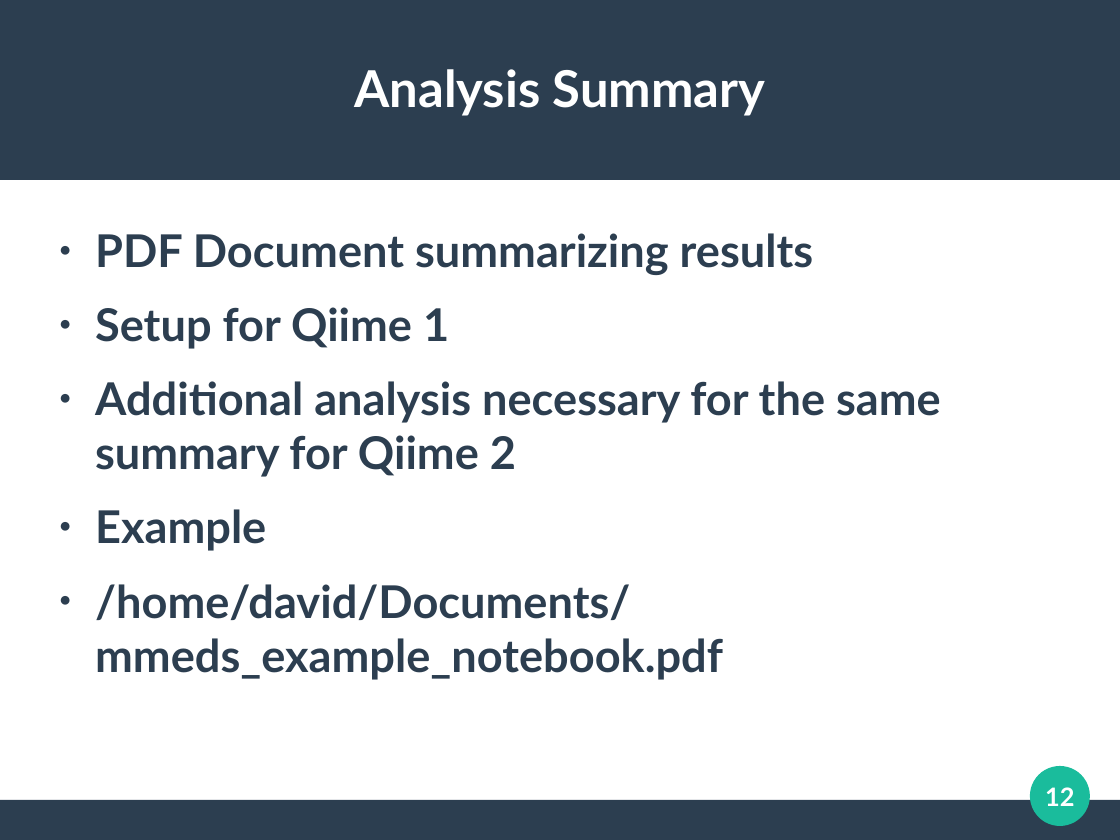
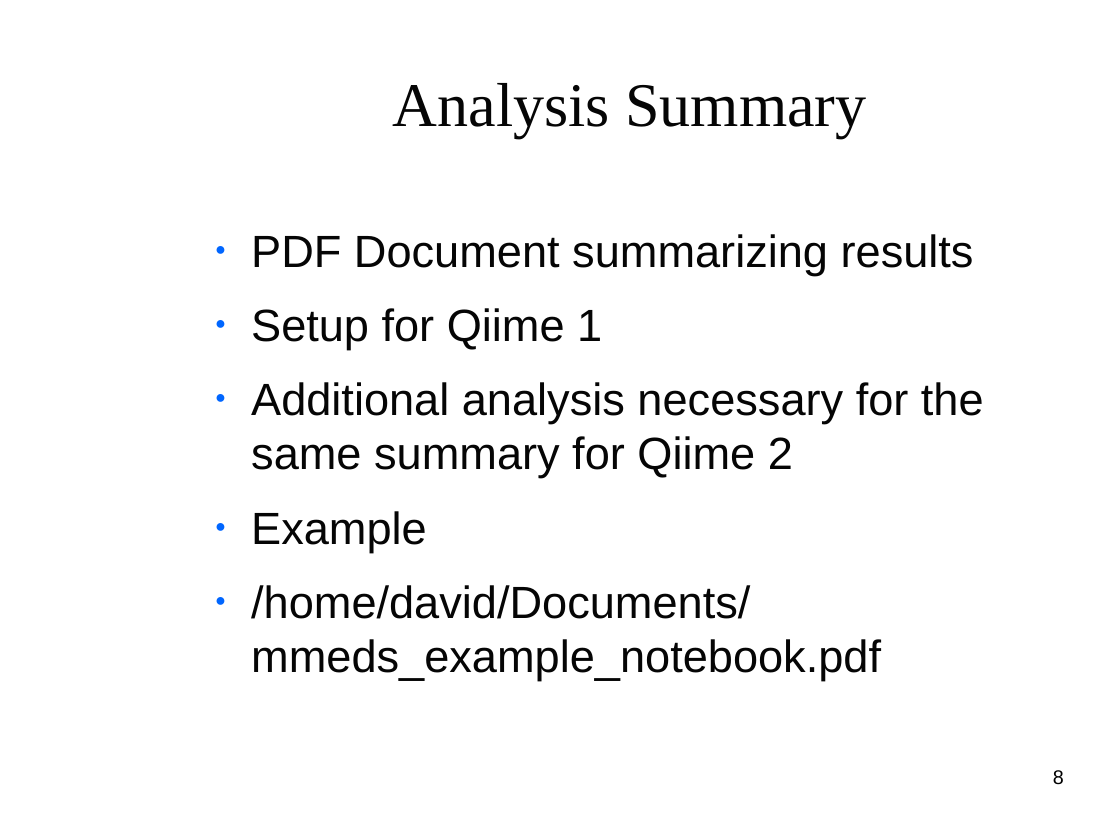
Before and after one commit to clemente-lab/mmeds-meta, a slide deck: slide 8 of sql/mmeds.odp (slide 12 before the commit). Drawn at 1120x840 pixels with LibreOffice and Linux fonts; fonts in the diff are those of the drawing; background and template pictures are left out. Boxes give left, top, right and bottom in pixels: in the first picture for what was removed or moved away, otherwise in the second. Text is boxed around its words. In the diff, an @@ line names an element or a change of style, - is before the commit and + after.

```diff
--- a/sql/mmeds.odp
+++ b/sql/mmeds.odp
@@ rectangle removed at [0,0,1120,180] @@
@@ title "Analysis Summary": place and size @@
-title "Analysis Summary" at [354,69,766,116]
+title "Analysis Summary" at [393,83,866,138]
@@ title "Analysis Summary" at [393,83,866,138]: size 36 to 44 pt, font Lato to Times New Roman, text colour #FFFFFF to #050505, bold off @@
@@ text "PDF Document summarizing results": place and size @@
-text "PDF Document summarizing results" at [95,233,941,680]
+text "PDF Document summarizing results" at [251,234,984,681]
@@ text "PDF Document summarizing results" at [251,234,984,681]: font Lato to Arial, text colour #2C3E50 to #050505, bold off; bullet colour #2C3E50 to #0066FF @@
@@ ellipse removed at [1031,766,1091,826] @@
@@ page number added at [1053,770,1064,785], 14 pt, text #000000 @@
+8
@@ rectangle removed at [0,800,1120,839] @@
@@ page number removed at [1045,787,1074,806] @@
-12
```
Also in this commit, not shown: 17 other slides changed, 10 slides added, 18 other files.
